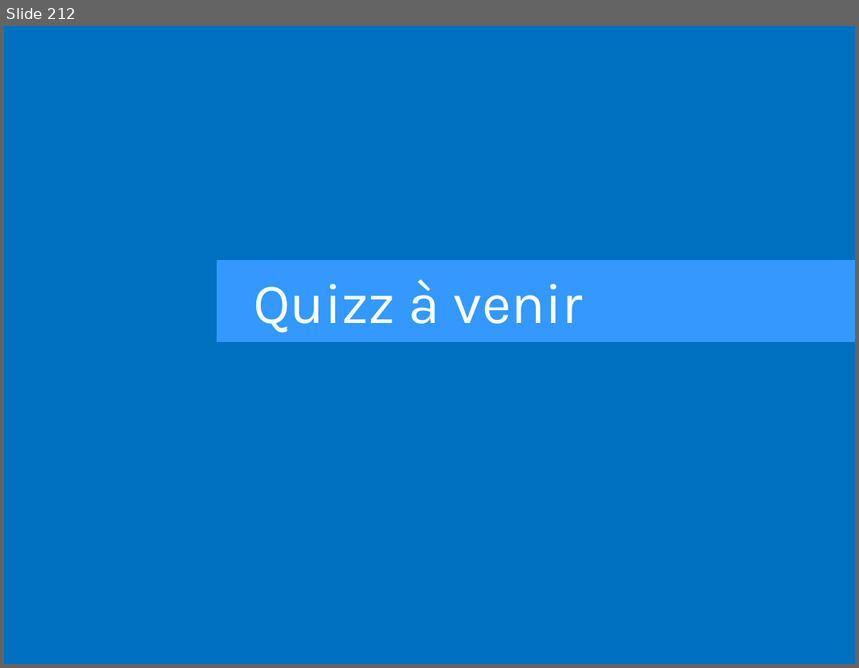
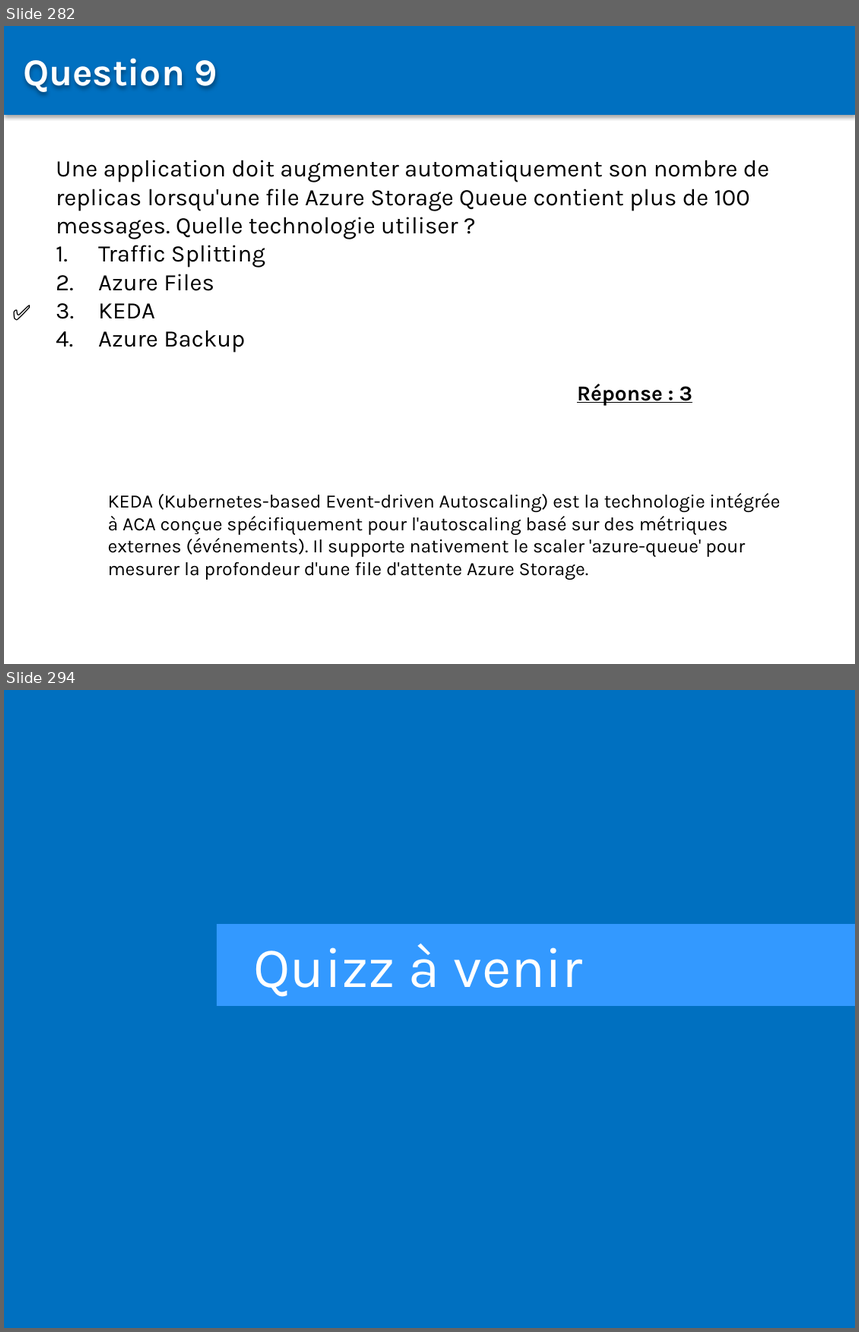
Before and after one commit to Sybaris-Classroom/az-204, a slide deck: Quiz/Quiz.pptx. Shown one above the other, each under a label of ours: slide 212 before the commit, slides 282 and 294 after it; the slides between them are not shown. The pictures are 859x668 and 859x1332 pixels, drawn with LibreOffice and Linux fonts; fonts in the diff are those of the drawing. Boxes give left, top, right and bottom in pixels: in the first picture for what was removed or moved away, otherwise in the second. Text is boxed around its words. In the diff, an @@ line names an element or a change of style, - is before the commit and + after.

```diff
--- a/Quiz/Quiz.pptx
+++ b/Quiz/Quiz.pptx
@@ slide 282 added at [4, 26, 855, 664], background #FFFFFF @@
@@ rectangle added at [4, 26, 855, 114], fill #0070C0 @@
@@ text added at [23, 58, 218, 94], 32 pt, text #FFFFFF, bold @@
+Question 9
@@ text added at [56, 160, 769, 347], 20 pt, text #000000 @@
+Une application doit augmenter automatiquement son nombre de replicas lorsqu'une file Azure Storage Queue contient plus de 100 messages. Quelle technologie utiliser ?
+1. Traffic Splitting
+2. Azure Files
+3. KEDA
+4. Azure Backup
@@ text added at [4, 295, 56, 329], 18 pt, text #000000, bold @@
+✅
@@ text added at [577, 384, 693, 406], 18 pt, text #000000, bold, underline @@
+Réponse : 3
@@ text added at [108, 493, 781, 580], 16 pt, text #000000 @@
+KEDA (Kubernetes-based Event-driven Autoscaling) est la technologie intégrée à ACA conçue spécifiquement pour l'autoscaling basé sur des métriques externes (événements). Il supporte nativement le scaler 'azure-queue' pour mesurer la profondeur d'une file d'attente Azure Storage.
@@ what was slide 212 is now slide 294 @@
```
Also in this commit, not shown: 1 slide changed, 81 other slides added.
